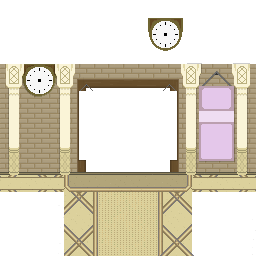
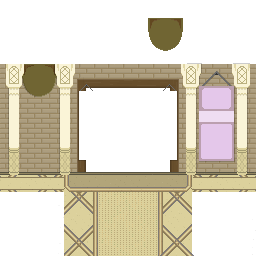
Comparing the layer stacks of the two 256×256 images. Changes:
added layer "Layer 9" above "Wall" over (26, 21, 179, 94)
